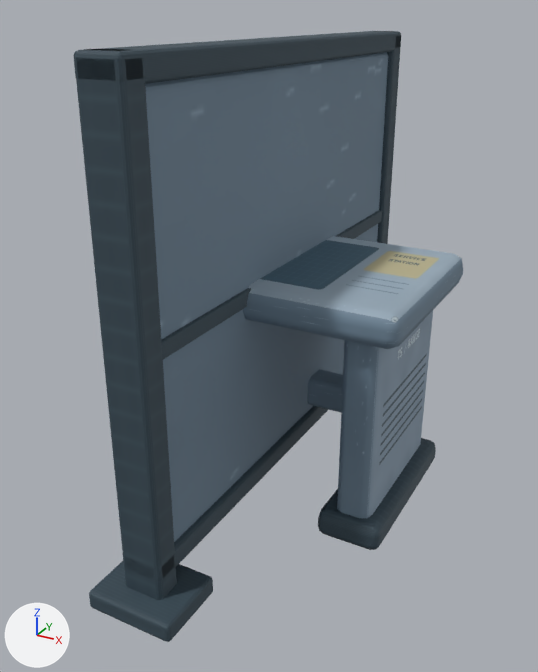
One commit to the Blender file TunaSweeper/SourceArt/Environment/Basement/RangeStations/RangeStations.blend: the scene before it, then after it.
Both versions are drawn from a camera (50 mm lens) standing at (1.26, -2.4, 1.79) and looking at (0.0, -0.11, 0.64). Lighting does not change. The marker at lower left points along +X, +Y and +Z. The first picture is the older version.

Objects in the first picture: 'SM_RangeControlDesk', 'SM_RangeLanePartition'.
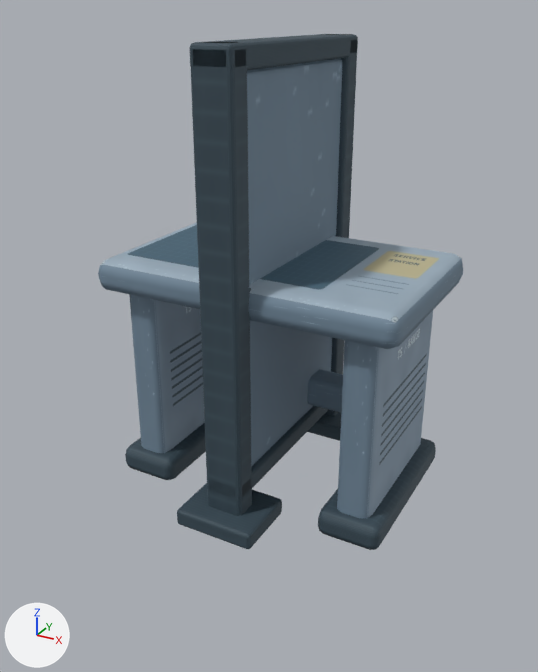
Changed parts and their boxes [x1, y1, x2, y2] in the pictures (538 x 672 px; the box of a moved part takes in the faces that stretch with it):
```json
{"object": "SM_RangeLanePartition", "change": "reshaped", "before": [74, 31, 401, 642], "after": [177, 34, 358, 549], "on screen": "45% narrower, 16% shorter"}
{"part": 1, "of": "me_cube_001", "change": "moved or reshaped", "before": [145, 52, 388, 542], "after": [247, 58, 342, 467]}
{"part": 2, "of": "me_cube_001", "change": "moved or reshaped", "before": [76, 49, 177, 600], "after": [191, 42, 252, 516]}
{"part": 3, "of": "me_cube_001", "change": "moved or reshaped", "before": [89, 561, 213, 642], "after": [177, 483, 282, 549]}
{"part": 4, "of": "me_cube_001", "change": "moved or reshaped", "before": [377, 31, 401, 244], "after": [324, 34, 357, 416]}
{"part": 5, "of": "me_cube_001", "change": "moved or reshaped", "after": [307, 412, 341, 441], "on screen": "not visible before"}
{"part": 6, "of": "me_cube_001", "change": "moved or reshaped", "before": [74, 31, 401, 84], "after": [190, 34, 358, 71]}
{"part": 7, "of": "me_cube_001", "change": "moved or reshaped", "before": [122, 406, 329, 582], "after": [207, 406, 329, 500]}
{"part": 8, "of": "me_cube_001", "change": "moved or reshaped", "before": [161, 210, 382, 359], "on screen": "not visible afterwards"}
```

Edits to the scene script, one JSON object a line:
```json
{"block": "me_cube_001", "where": "# used by ob_sm_rangelanepartition; location = (0.0, 0.0, 0.0)"}
{"op": "remove", "block": "me_cube_001", "code": "me_cube_001.from_pydata(...)  # 864 vertices, 882 faces; spans x -0.16..0.16, y -1.04..1.04, z 0.0..1.7"}
{"op": "add", "block": "me_cube_001", "code": "me_cube_001.from_pydata(...)  # 864 vertices, 882 faces; spans x -0.16..0.16, y -0.55..0.55, z 0.0..1.7"}
{"block": "me_cube_001", "change": "me_cube_001 part 1: the loose piece of 96 vertices spanning x -0.05..0.05, y -0.91..0.91, z 0.14..1.62 is scaled about its middle by (1, 0.456, 1)"}
{"block": "me_cube_001", "change": "me_cube_001 part 2: the loose piece of 96 vertices spanning x -0.08..0.08, y -0.96..-0.86, z 0.0..1.7 is moved by (0.0, 0.49, 0.0)"}
{"block": "me_cube_001", "change": "me_cube_001 part 3: the loose piece of 96 vertices spanning x -0.16..0.16, y -1.04..-0.78, z 0.0..0.07 is moved by (0.0, 0.49, 0.0)"}
{"block": "me_cube_001", "change": "me_cube_001 part 4: the loose piece of 96 vertices spanning x -0.08..0.08, y 0.86..0.96, z 0.0..1.7 is moved by (0.0, -0.49, 0.0)"}
{"block": "me_cube_001", "change": "me_cube_001 part 5: the loose piece of 96 vertices spanning x -0.16..0.16, y 0.78..1.04, z 0.0..0.07 is moved by (0.0, -0.49, 0.0)"}
{"block": "me_cube_001", "change": "me_cube_001 part 6: the loose piece of 96 vertices spanning x -0.08..0.08, y -0.96..0.96, z 1.62..1.7 is scaled about its middle by (1, 0.485, 1)"}
{"block": "me_cube_001", "change": "me_cube_001 part 7: the loose piece of 96 vertices spanning x -0.08..0.08, y -0.96..0.96, z 0.13..0.21 is scaled about its middle by (1, 0.485, 1)"}
{"block": "me_cube_001", "change": "me_cube_001 part 8: the loose piece of 96 vertices spanning x 0.05..0.07, y -0.87..0.87, z 0.87..0.93 is scaled about its middle by (1, 0.432, 1)"}
{"block": "me_cube_001", "change": "other edits to the shape of me_cube_001 do not show in these pictures"}
```
